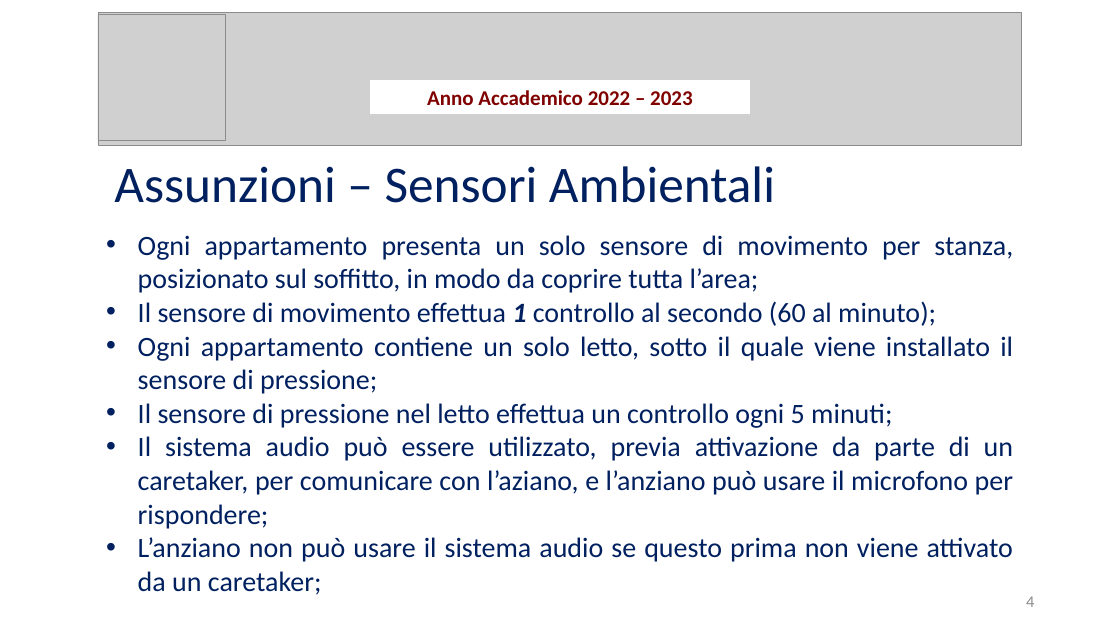
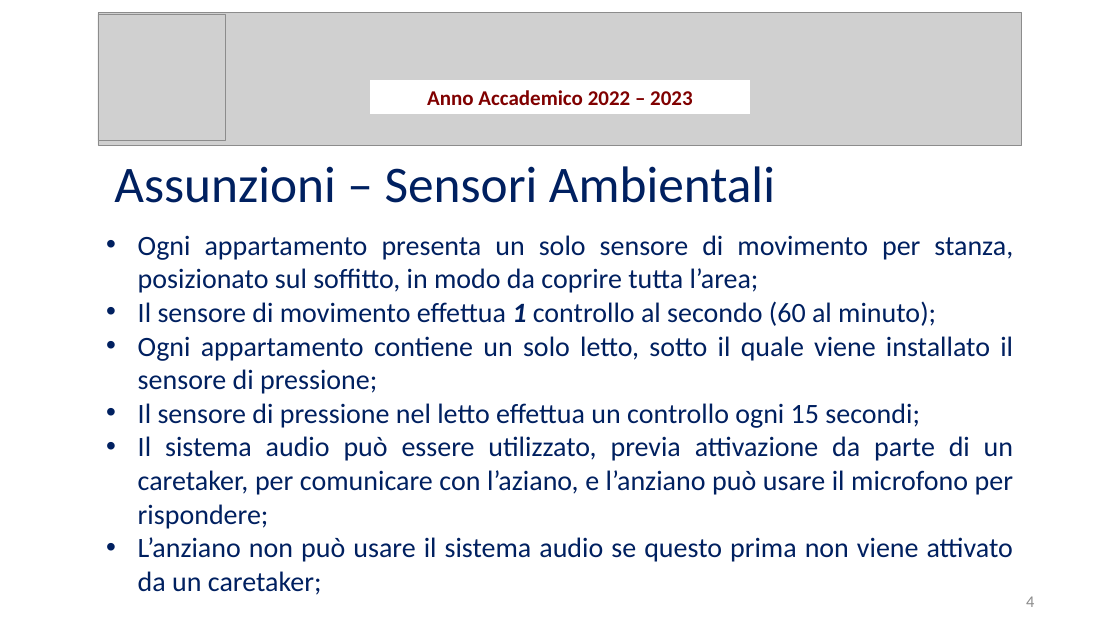
Before and after one commit to Wonderjack996/unimib-software-architecture, a slide deck: slide 4 of Progetto/Presentazione.pptx. Drawn at 1120x630 pixels with LibreOffice and Linux fonts; fonts in the diff are those of the drawing; grey boxes stand for pictures. Boxes give left, top, right and bottom in pixels: in the first picture for what was removed or moved away, otherwise in the second. Text is boxed around its words. In the diff, an @@ line names an element or a change of style, - is before the commit and + after.

```diff
--- a/Progetto/Presentazione.pptx
+++ b/Progetto/Presentazione.pptx
@@ text at (x1=138, y1=403, x2=920, y2=428): text changed @@
-• Il sensore di pressione nel letto effettua un controllo ogni 5 minuti;
+• Il sensore di pressione nel letto effettua un controllo ogni 15 secondi;
```
